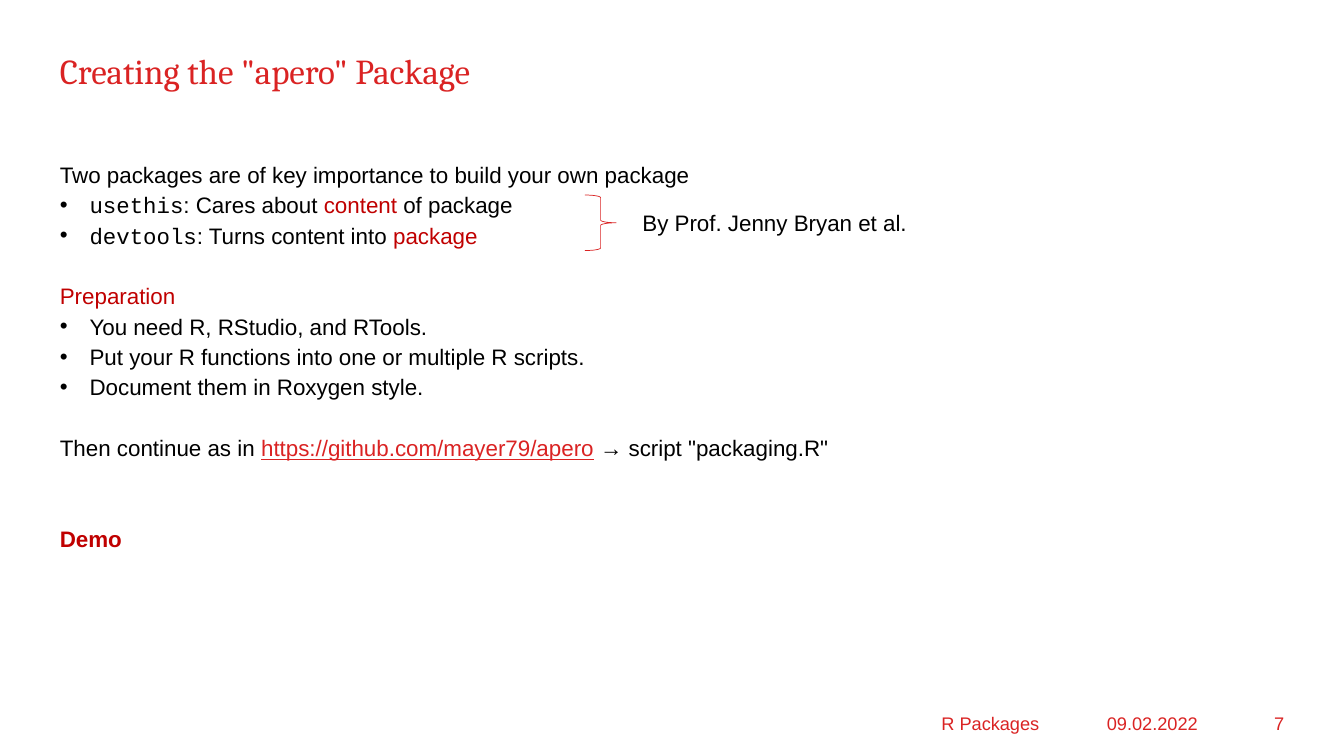
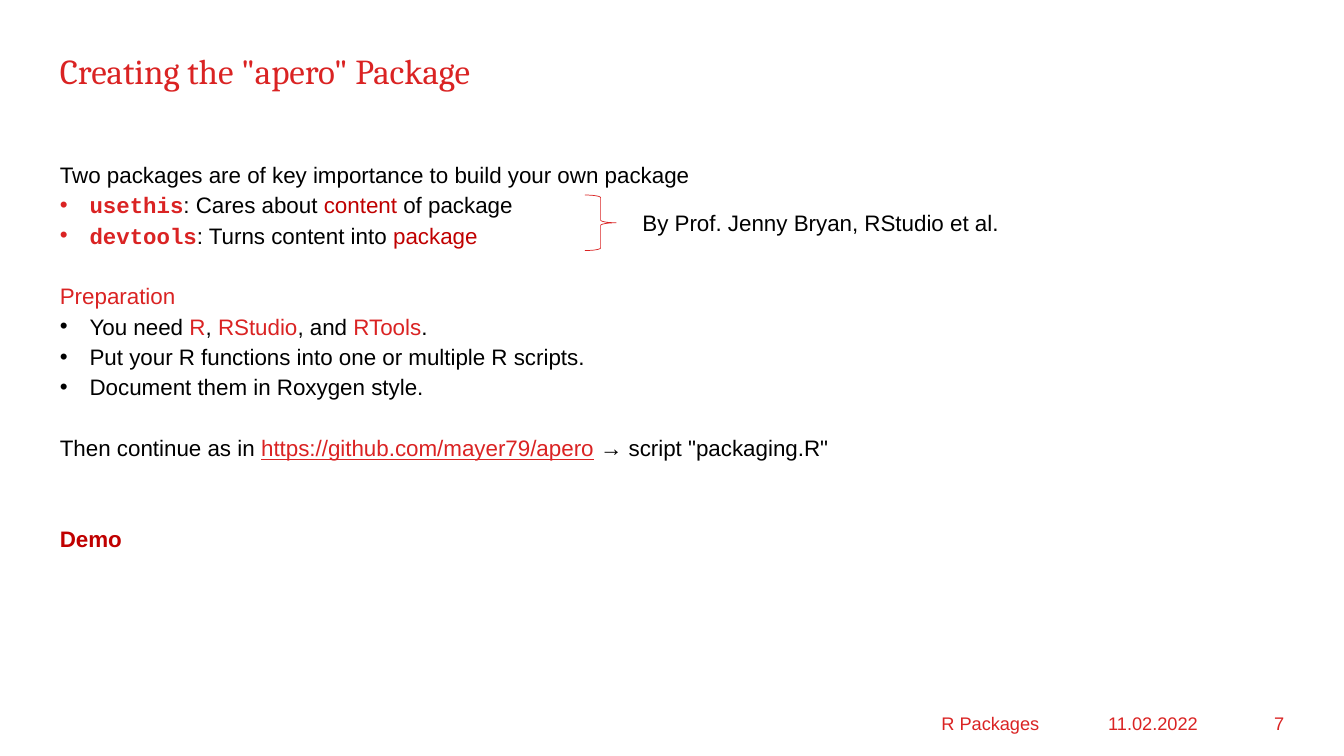
Before and after one commit to mayer79/apero, a slide deck: slide 7 of RPackage_en.pptx. Drawn at 1344x756 pixels with LibreOffice and Linux fonts; fonts in the diff are those of the drawing; background and template pictures are left out. Boxes give left, top, right and bottom in pixels: in the first picture for what was removed or moved away, otherwise in the second. Text is boxed around its words. In the diff, an @@ line names an element or a change of style, - is before the commit and + after.

```diff
--- a/RPackage_en.pptx
+++ b/RPackage_en.pptx
@@ text at [60,196,512,338]: text colour #000000 to #DA2323 in "usethis:", "devtools:", "R, RStudio, RTools."; bold on in "usethis:", "devtools:"; text colour #C00000 to #DA2323 in "Preparation" @@
@@ text at [642,214,999,236]: text changed @@
-By Prof. Jenny Bryan et al.
+By Prof. Jenny Bryan, RStudio et al.
@@ text at [1108,717,1198,730]: text changed @@
-09.02.2022
+11.02.2022
```
Also in this commit, not shown: 6 other slides changed.
